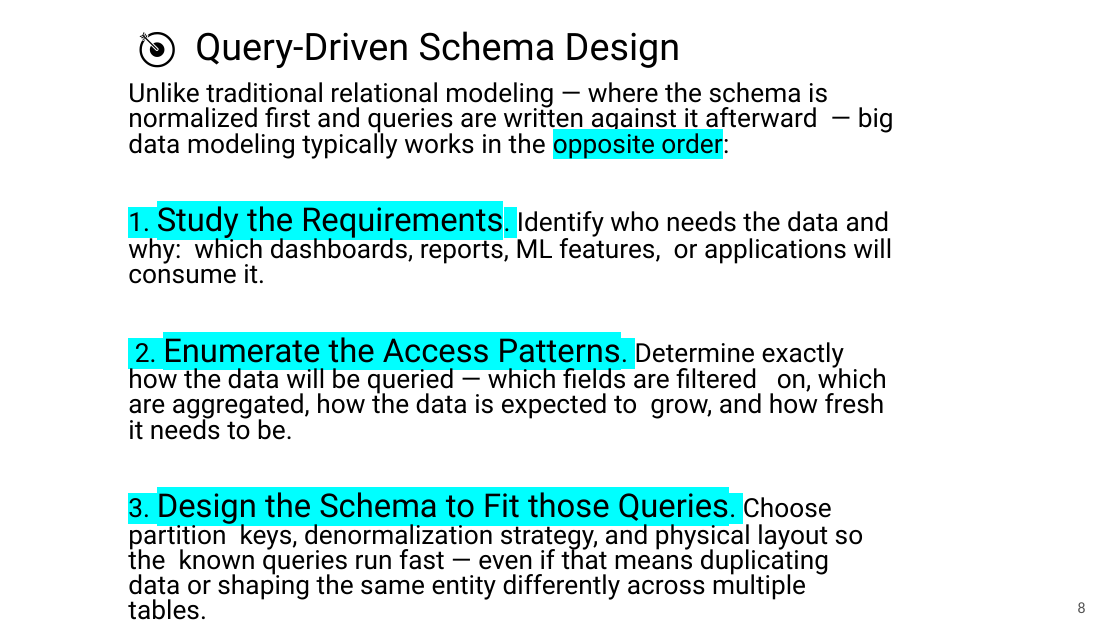
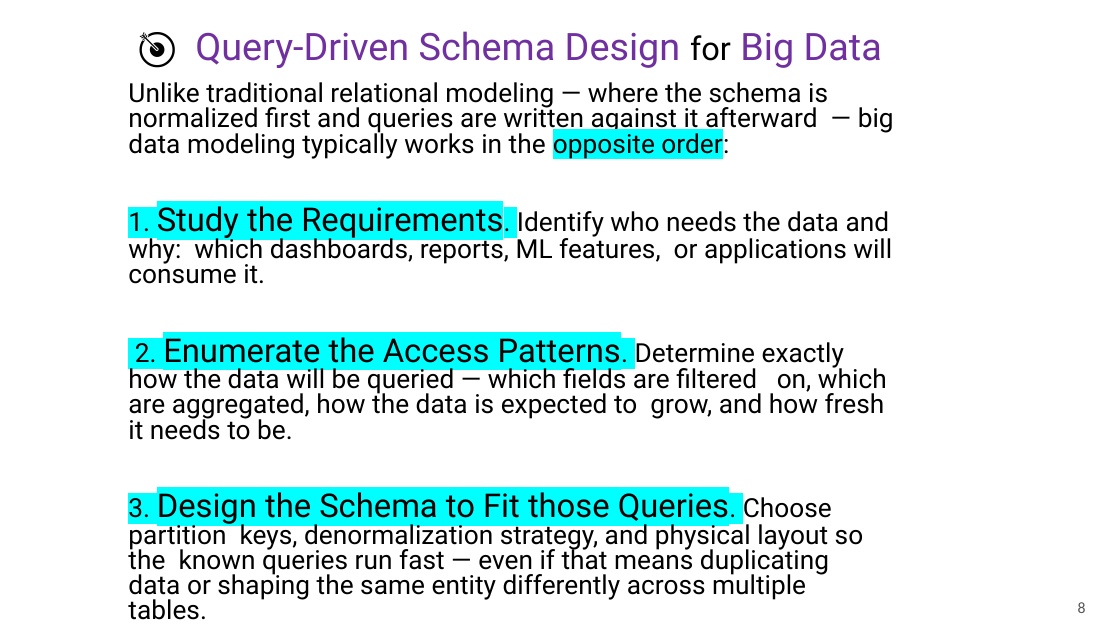
Before and after one commit to mahmoudparsian/big-data-modeling, a slide deck: slide 8 of course_information/COURSE_OUTLINE_10_WEEKS.pptx. Drawn at 1120x630 pixels with LibreOffice and Linux fonts; fonts in the diff are those of the drawing; background and template pictures are left out. Boxes give left, top, right and bottom in pixels: in the first picture for what was removed or moved away, otherwise in the second. Text is boxed around its words. In the diff, an @@ line names an element or a change of style, - is before the commit and + after.

```diff
--- a/course_information/COURSE_OUTLINE_10_WEEKS.pptx
+++ b/course_information/COURSE_OUTLINE_10_WEEKS.pptx
@@ title at bbox=[195, 31, 882, 68]: text changed; text colour #000000 to #7030A0 @@
-🎯 Query-Driven Schema Design
+🎯 Query-Driven Schema Design for Big Data
```
Also in this commit, not shown: 8 other slides changed, 1 other file.
